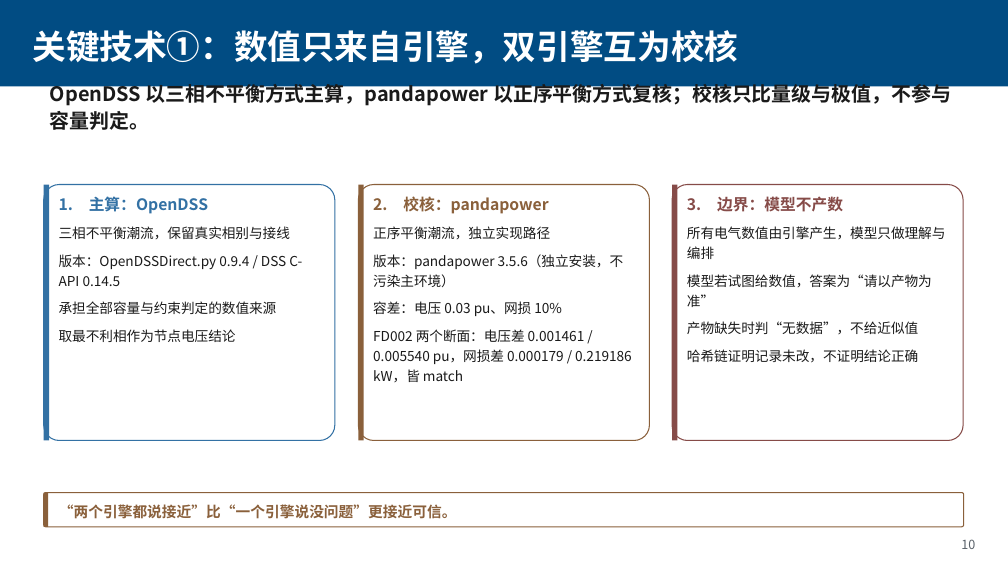
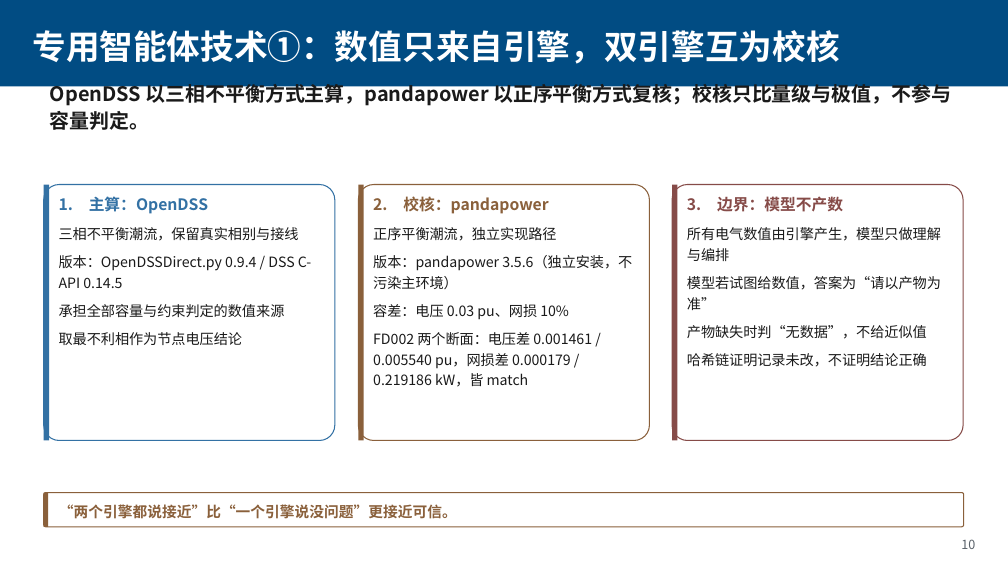
Before and after one commit to Coba1t-4U/hc-capacity-agent, a slide deck: slide 10 of docs/配网承载力智能体.pptx. Drawn at 1008x567 pixels with LibreOffice and Linux fonts; fonts in the diff are those of the drawing. Boxes give left, top, right and bottom in pixels: in the first picture for what was removed or moved away, otherwise in the second. Text is boxed around its words. In the diff, an @@ line names an element or a change of style, - is before the commit and + after.

```diff
--- a/docs/配网承载力智能体.pptx
+++ b/docs/配网承载力智能体.pptx
@@ text at [32,30,839,64]: text changed @@
-关键技术①：数值只来自引擎，双引擎互为校核
+专用智能体技术①：数值只来自引擎，双引擎互为校核
@@ size 13 to 13.5 pt in 3 elements at [59,227,312,345], [373,227,632,387], [687,227,941,367] @@
```
Also in this commit, not shown: 22 other slides changed, 1 other file.
